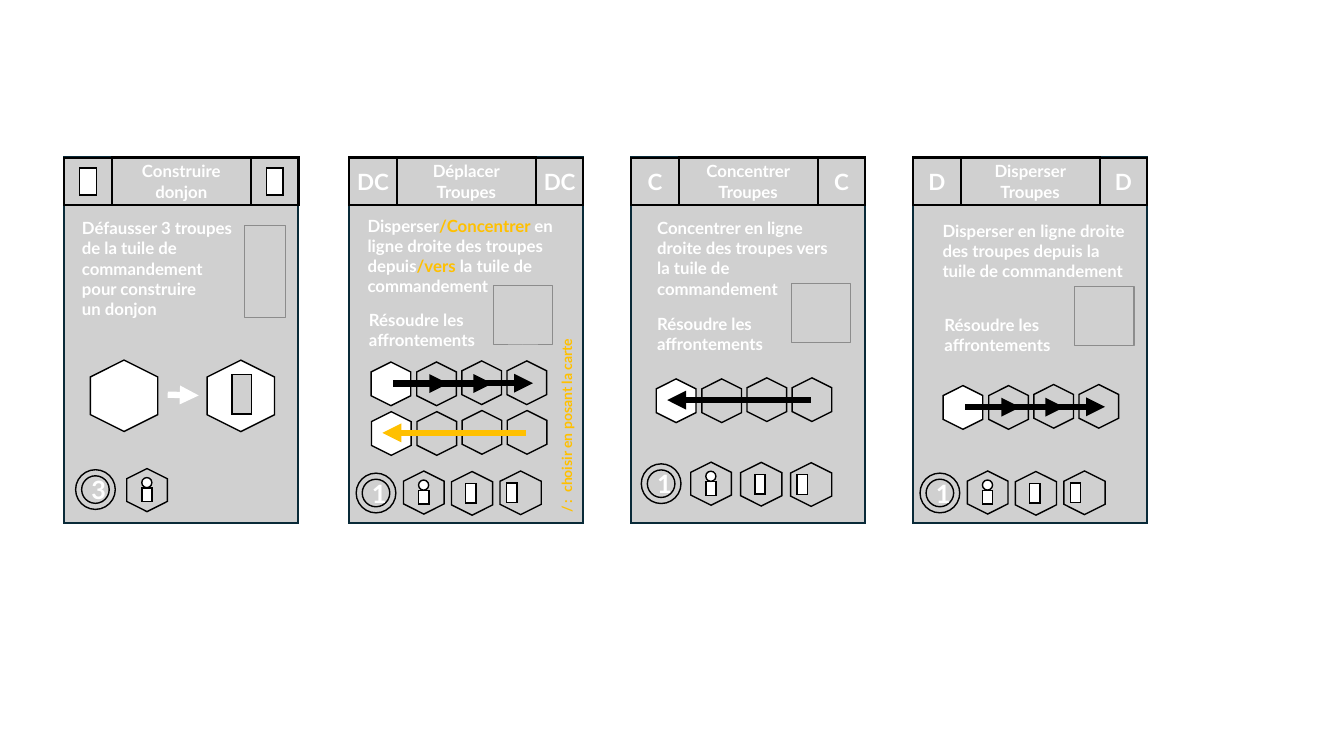
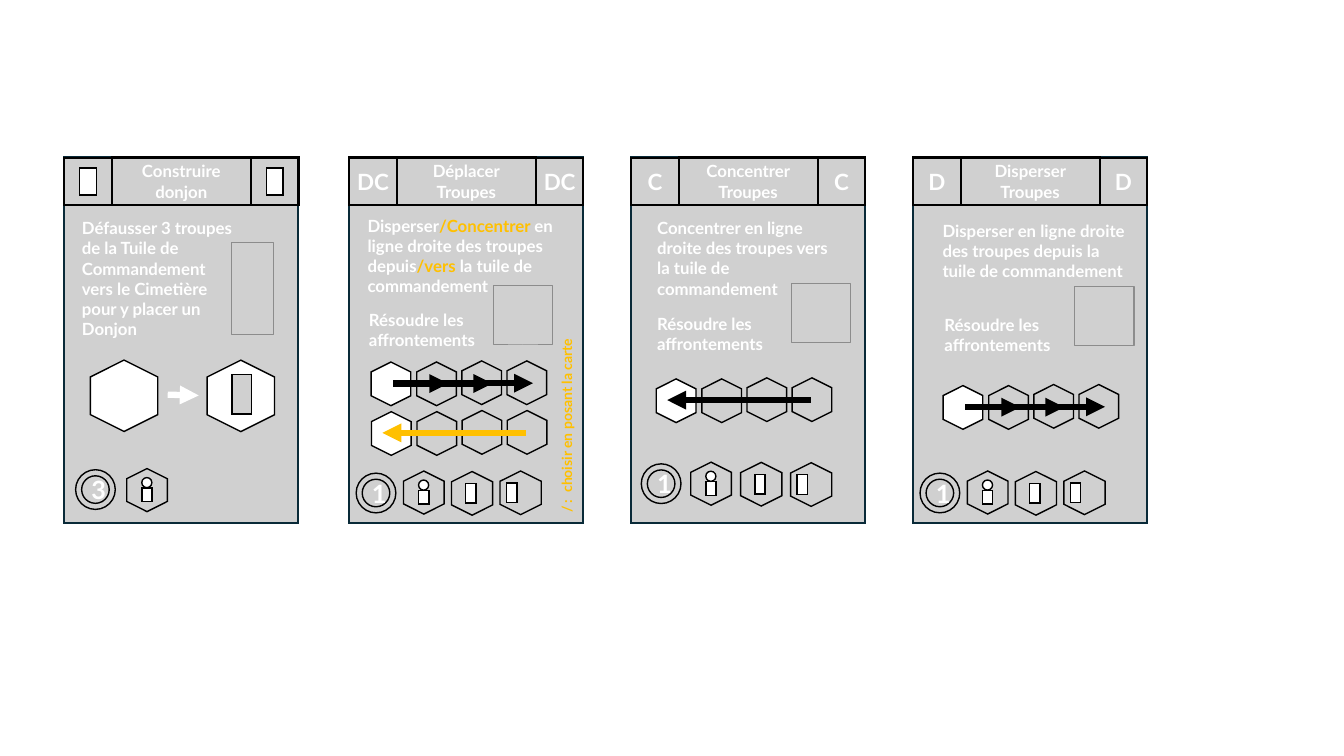
Before and after one commit to LucasBorboleta/Terre-de-Barons, a slide deck: slide 4 of pictures/Deck-fr/Deck-fr.pptx. Drawn at 1344x756 pixels with LibreOffice and Linux fonts; fonts in the diff are those of the drawing; grey boxes stand for pictures; background and template pictures are left out. Boxes give left, top, right and bottom in pixels: in the first picture for what was removed or moved away, otherwise in the second. Text is boxed around its words. In the diff, an @@ line names an element or a change of style, - is before the commit and + after.

Commit message:
Précision défausse au Cimetière pour construire un Donjon ; fin traduction en anglais des cartes

```diff
--- a/pictures/Deck-fr/Deck-fr.pptx
+++ b/pictures/Deck-fr/Deck-fr.pptx
@@ text at (82,222,232,338): text changed @@
-Défausser 3 troupes de la tuile de commandement pour construire
-un donjon
+Défausser 3 troupes de la Tuile de Commandement vers le Cimetière pour y placer un Donjon
@@ picture: place and size @@
-picture at (245,226,286,319)
+picture at (232,243,273,336)
```
Also in this commit, not shown: 6 other files.
